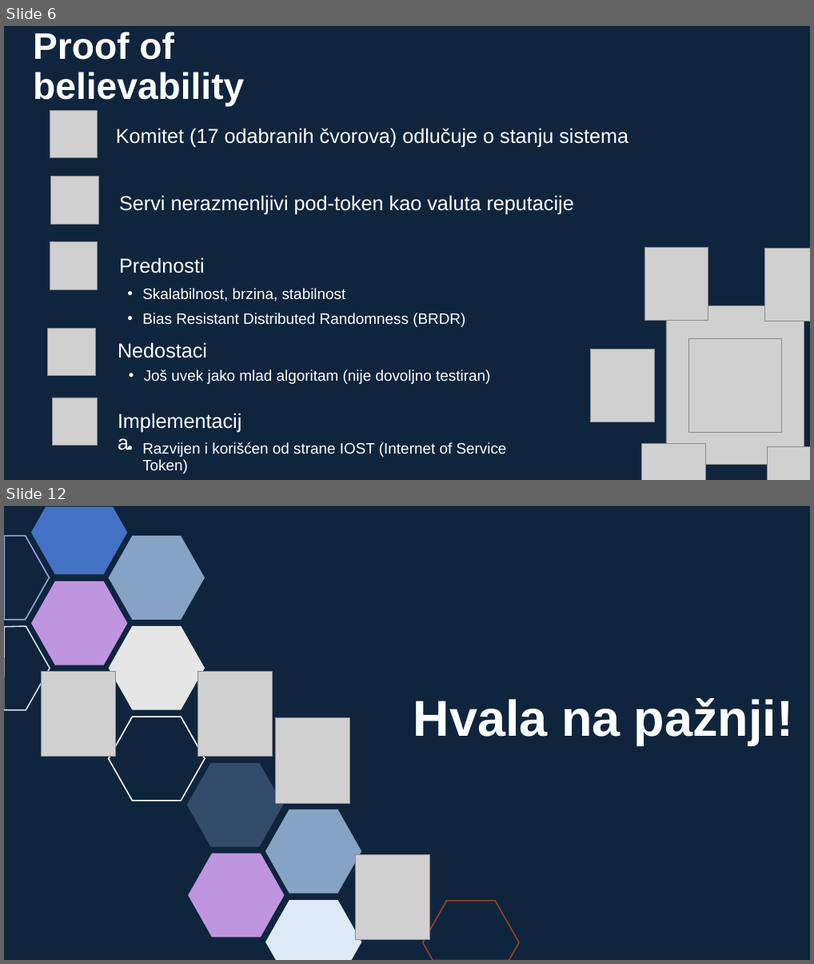
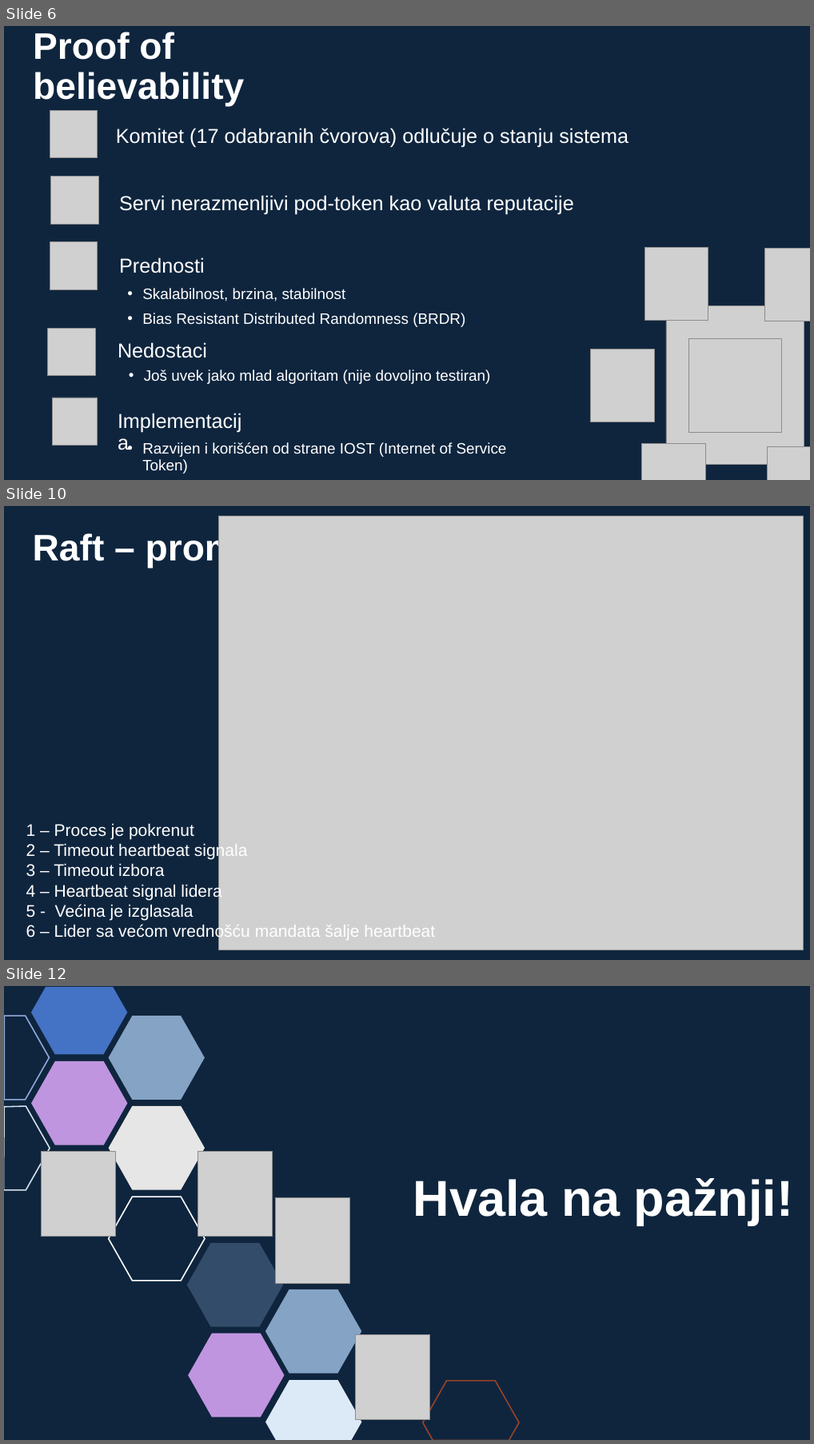
Before and after one commit to sssteeefaaan/master-I, a slide deck: pdasp/seminarski/konsenzus-algoritmi/konsenzus-algoritmi.pptx. Shown one above the other, each under a label of ours: slides 6 and 12 before the commit, slides 6, 10 and 12 after it; the slides between them are not shown. The pictures are 814x964 and 814x1444 pixels, drawn with LibreOffice and Linux fonts; fonts in the diff are those of the drawing; grey boxes stand for pictures. Boxes give left, top, right and bottom in pixels: in the first picture for what was removed or moved away, otherwise in the second. Text is boxed around its words. In the diff, an @@ line names an element or a change of style, - is before the commit and + after.

```diff
--- a/pdasp/seminarski/konsenzus-algoritmi/konsenzus-algoritmi.pptx
+++ b/pdasp/seminarski/konsenzus-algoritmi/konsenzus-algoritmi.pptx
@@ slide 10 added at [4,506,810,960], background #0F253E @@
@@ picture added at [219,516,804,949] @@
@@ title added at [33,532,302,568], 44 pt, text #FFFFFF, bold @@
+Raft – promena uloga
@@ text added at [26,823,435,940], 20 pt, text #FFFFFF @@
+1 – Proces je pokrenut
+2 – Timeout heartbeat signala
+3 – Timeout izbora
+4 – Heartbeat signal lidera
+5 - Većina je izglasala
+6 – Lider sa većom vrednošću mandata šalje heartbeat
```
Also in this commit, not shown: 1 slide changed, 3 other slides added, 4 slides removed, 7 other files.
